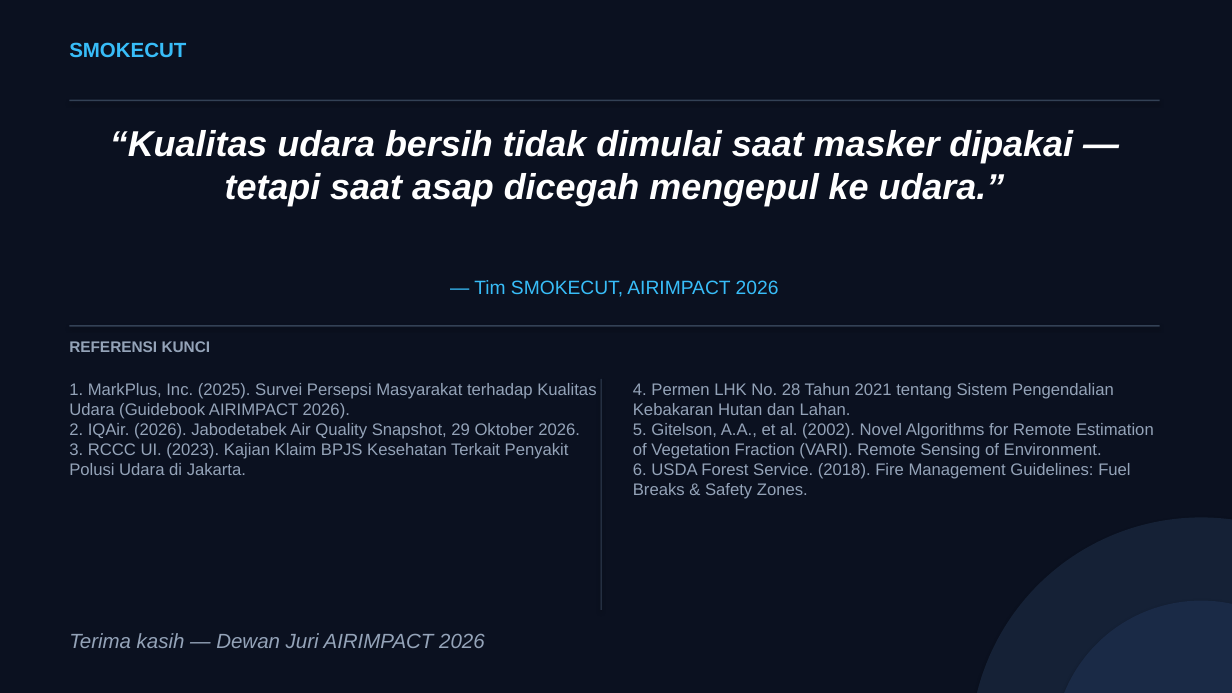
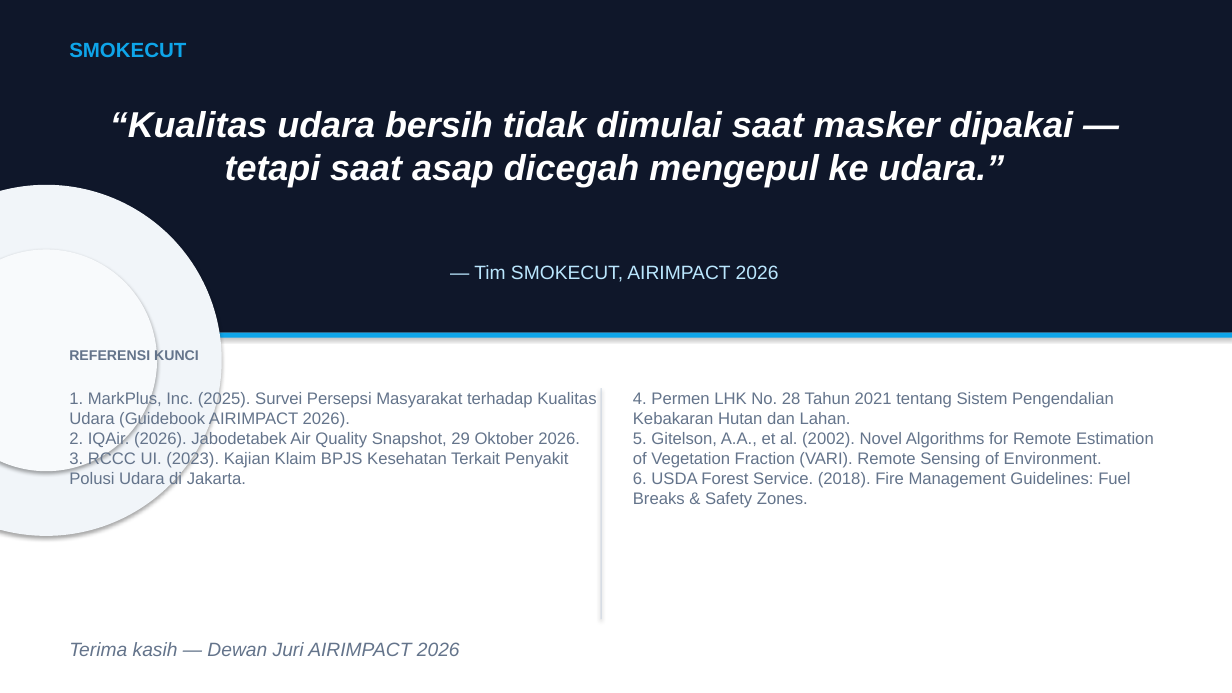
Before and after one commit to aamsetiana/SMOKECUT, a slide deck: slide 10 of AIRIMPACT2026_SMOKECUT_Proposal.pptx. Drawn at 1232x693 pixels with LibreOffice and Linux fonts; fonts in the diff are those of the drawing. Boxes give left, top, right and bottom in pixels: in the first picture for what was removed or moved away, otherwise in the second. Text is boxed around its words. In the diff, an @@ line names an element or a change of style, - is before the commit and + after.

Commit message:
feat(presentation): switch to light color palette — white bg, tinted panels, navy+blue accent

```diff
--- a/AIRIMPACT2026_SMOKECUT_Proposal.pptx
+++ b/AIRIMPACT2026_SMOKECUT_Proposal.pptx
@@ rectangle at box(0, 0, 1232, 693): fill #0B1120 to #FFFFFF @@
@@ rectangle: place and size @@
-rectangle at box(69, 100, 1160, 101)
+rectangle at box(0, 0, 1232, 333)
@@ rectangle at box(0, 0, 1232, 333): fill #334155 to #0F172A @@
@@ text "SMOKECUT" at box(69, 42, 186, 57): text colour #38BDF8 to #0EA5E9 @@
@@ text "“Kualitas udara bersih tidak dimulai ...": place and size @@
-text "“Kualitas udara bersih tidak dimulai ..." at box(110, 130, 1073, 206)
+text "“Kualitas udara bersih tidak dimulai ..." at box(110, 111, 1073, 187)
@@ ellipse added at box(0, 185, 222, 536), fill #F1F5F9 @@
@@ ellipse added at box(0, 250, 157, 471), fill #F8FAFC @@
@@ text "— Tim SMOKECUT, AIRIMPACT 2026": place and size @@
-text "— Tim SMOKECUT, AIRIMPACT 2026" at box(474, 280, 779, 297)
+text "— Tim SMOKECUT, AIRIMPACT 2026" at box(474, 265, 779, 282)
@@ text "— Tim SMOKECUT, AIRIMPACT 2026" at box(474, 265, 779, 282): text colour #38BDF8 to #BAE6FD @@
@@ rectangle: place and size @@
-rectangle at box(69, 325, 1160, 326)
+rectangle at box(0, 333, 1232, 338)
@@ rectangle at box(0, 333, 1232, 338): fill #334155 to #0EA5E9 @@
@@ text "REFERENSI KUNCI" at box(69, 350, 199, 364): size 12 to 11 pt, text colour #94A3B8 to #64748B @@
@@ text "1. MarkPlus, Inc. (2025). Survei ..." at box(69, 391, 596, 485): text colour #94A3B8 to #64748B @@
@@ 3 texts, 1 rectangle: place and size @@
-3 texts, 1 rectangle at box(69, 341, 1154, 610)
+3 texts, 1 rectangle at box(69, 350, 1154, 619)
@@ rectangle at box(601, 388, 602, 619): fill #334155 to #CBD5E1 @@
@@ text "4. Permen LHK No. 28 ..." at box(633, 392, 1154, 508): text colour #94A3B8 to #64748B @@
@@ ellipse removed at box(970, 518, 1232, 693) @@
@@ ellipse removed at box(1054, 601, 1232, 693) @@
@@ text "Terima kasih — Dewan Juri ...": place and size @@
-text "Terima kasih — Dewan Juri ..." at box(69, 633, 485, 648)
+text "Terima kasih — Dewan Juri ..." at box(69, 642, 460, 656)
@@ text "Terima kasih — Dewan Juri ..." at box(69, 642, 460, 656): size 16 to 15 pt, text colour #94A3B8 to #64748B @@
```
Also in this commit, not shown: 9 other slides changed, 1 other file.
